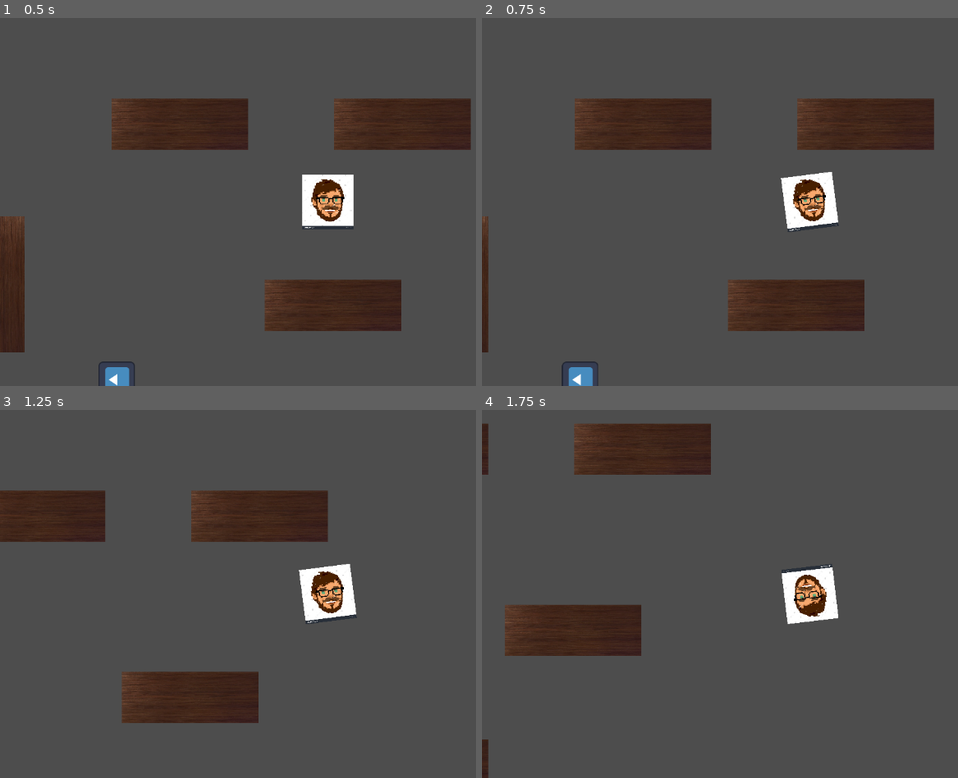
Above: before the commit, frames 1-4 (two rows, left to right).
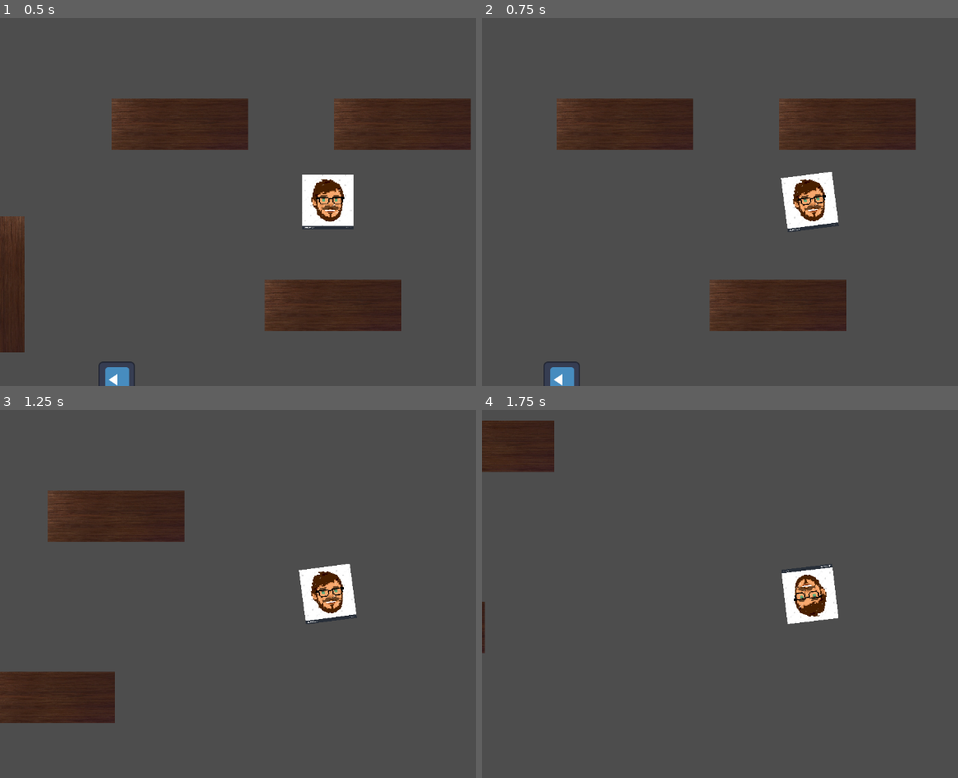
Above: after the commit, the same moments.

Repository: jmsanchezdiaz/boss-ipv-2024-e3.14cos
Game: Godot game, scene res://main.tscn
Same seed, same stepped clock (60 frames per second), same inputs: the game is played once before the commit and once after it. The engine's default icon, where the game draws it, is replaced by a stand-in: a white triangle on a blue panel in a dark square.
Inputs (mouse positions are in pixels of both pictures, inside the frame that each line leads up to):
- Up to frame 1 (0.5 s): no input
- Up to frame 2 (0.75 s): move the mouse to (953, 183) at 0.52 s; hold D (move_right) from 0.53 s (still down); hold Shift (run, bound only after the commit) from 0.53 s (still down)
- Up to frame 3 (1.25 s): keep holding D (move_right); keep holding Shift (run, bound only after the commit)
- Up to frame 4 (1.75 s): move the mouse to (677, 612) at 1.27 s; release D (move_right) at 1.28 s; release Shift (run, bound only after the commit) at 1.28 s; hold S (move_down) from 1.28 s (still down); click (677, 612) at 1.35 s; tap Shift (run, bound only after the commit) at 1.55 s

Frame 1 is identical in both runs. In frame 2, 4.3% of the frame differs, in the area x 0-95%, y 21-100%; in frame 3, 15%, in the area x 0-75%, y 21-86%; in frame 4, 10%.

Commit message:
Refactor, fix zombie logic, and running with stamina for the player

Diff:
--- a/entities/Player/player.gd
+++ b/entities/Player/player.gd
@@ -5,6 +5,12 @@
 @export var ACCELERATION = 1500
 @export var FRICTION = 1500
 @export var MAX_SPEED = 450
+@export var MAX_STAMINA = 100.0
+@export var STAMINA_REGEN = 10.0 # La cantidad de estamina que se regenera por segundo.
+@export var RUNNING_STAMINA_COST = 25.0 # La cantidad de estamina que se consume por segundo al correr.
+
+var current_stamina = MAX_STAMINA
+var running_multiplier = 1
 
 var health = 100
 var attack_range: float = 150.0
@@ -58,15 +64,29 @@
 func _physics_process(delta: float) -> void:
 	smoothed_mouse_pos = lerp(smoothed_mouse_pos, get_global_mouse_position(), 0.6)
 	rotation = position.angle_to_point(smoothed_mouse_pos)
+	print("Current Stamina: ", current_stamina)
+	handle_running(delta)
 	move(delta)
+	regenerate_stamina(delta)
 
+
+func handle_running(delta: float) -> void:
+	if Input.is_action_pressed("run") and current_stamina > 0:
+		running_multiplier = 2
+		current_stamina = max(current_stamina - RUNNING_STAMINA_COST * delta, 0)
+	else:
+		running_multiplier = 1
+
+func regenerate_stamina(delta: float) -> void:
+	if current_stamina < MAX_STAMINA and running_multiplier == 1: # Regenera estamina sólo si no estás corriendo
+		current_stamina = min(current_stamina + STAMINA_REGEN * delta, MAX_STAMINA)
 
 func move(delta):
 	var input_vector = Input.get_vector("move_left", "move_right", "move_up", "move_down")
 	if input_vector == Vector2.ZERO:
 		apply_friction(FRICTION * delta)
 	else:
-		apply_movement(input_vector * ACCELERATION * delta)
+		apply_movement((input_vector * ACCELERATION * delta))
 	move_and_slide()
 
 
@@ -78,8 +98,8 @@
 
 
 func apply_movement(accel):
-	velocity += accel
-	velocity = velocity.limit_length(MAX_SPEED)
+	velocity += accel * running_multiplier
+	velocity = velocity.limit_length(MAX_SPEED*running_multiplier)
 
 
 func take_damage(amount):
--- a/entities/enemies/zombie.gd
+++ b/entities/enemies/zombie.gd
@@ -22,6 +22,8 @@
 
 
 func _physics_process(delta: float) -> void:
+	var distanceToLastPosition = (position - lastPositionKnown).length()
+
 	if target:
 		leftEye.target_position = leftEye.to_local(target.global_transform.origin)
 		rightEye.target_position = rightEye.to_local(target.global_transform.origin)
@@ -46,18 +48,15 @@
 			if target_in_attack_area and attack_timer.is_stopped():
 				attack_timer.start()  # Comienza los ataques si no está atacando
 
-		elif lastPositionKnown != Vector2.ZERO:
-			print("Se escondió detras de algo, voy hacia ", lastPositionKnown)
-			look_at(lastPositionKnown)
-			position += (lastPositionKnown - global_position).normalized() * SPEED * delta
-			move_and_collide(Vector2.ZERO.rotated(0.0))
+		elif lastPositionKnown != Vector2.ZERO and distanceToLastPosition > 1:
+			move_to_last_position_known(delta)
+	elif lastPositionKnown != Vector2.ZERO and distanceToLastPosition > 1:
+		move_to_last_position_known(delta)
 
-	elif lastPositionKnown != Vector2.ZERO and position != lastPositionKnown:
-		print("Se alejó, voy hacia ", lastPositionKnown)
-		print("My position: ", position)
-		look_at(lastPositionKnown)
-		position += (lastPositionKnown - global_position).normalized() * SPEED * delta
-		move_and_collide(Vector2.ZERO.rotated(0.0))
+
+func move_to_last_position_known(delta) -> void:
+	position += (lastPositionKnown - global_position).normalized() * SPEED * delta
+	move_and_collide(Vector2.ZERO.rotated(0.0))
 
 
 func take_damage(amount: float) -> void:
--- a/project.godot
+++ b/project.godot
@@ -46,3 +46,9 @@
 "events": [Object(InputEventMouseButton,"resource_local_to_scene":false,"resource_name":"","device":-1,"window_id":0,"a …(253 unchanged characters)…
 ]
 }
+run={
+"deadzone": 0.5,
+"events": [Object(InputEventKey,"resource_local_to_scene":false,"resource_name":"","device":-1,"window_id":0,"alt_pressed":false,"shift_pressed":false,"ctrl_pressed":false,"meta_pressed":false,"pressed":false,"keycode":0,"physical_keycode":4194325,"key_label":0,"unicode":0,"location":0,"echo":false,"script":null)
+, Object(InputEventKey,"resource_local_to_scene":false,"resource_name":"","device":-1,"window_id":0,"alt_pressed":false,"shift_pressed":false,"ctrl_pressed":false,"meta_pressed":false,"pressed":false,"keycode":0,"physical_keycode":76,"key_label":0,"unicode":108,"location":0,"echo":false,"script":null)
+]
+}
